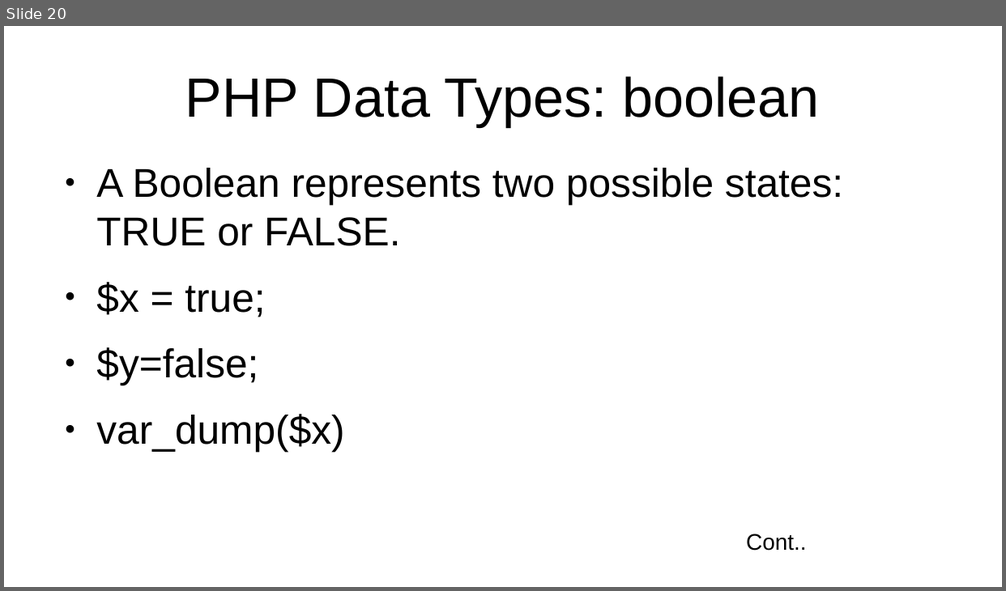
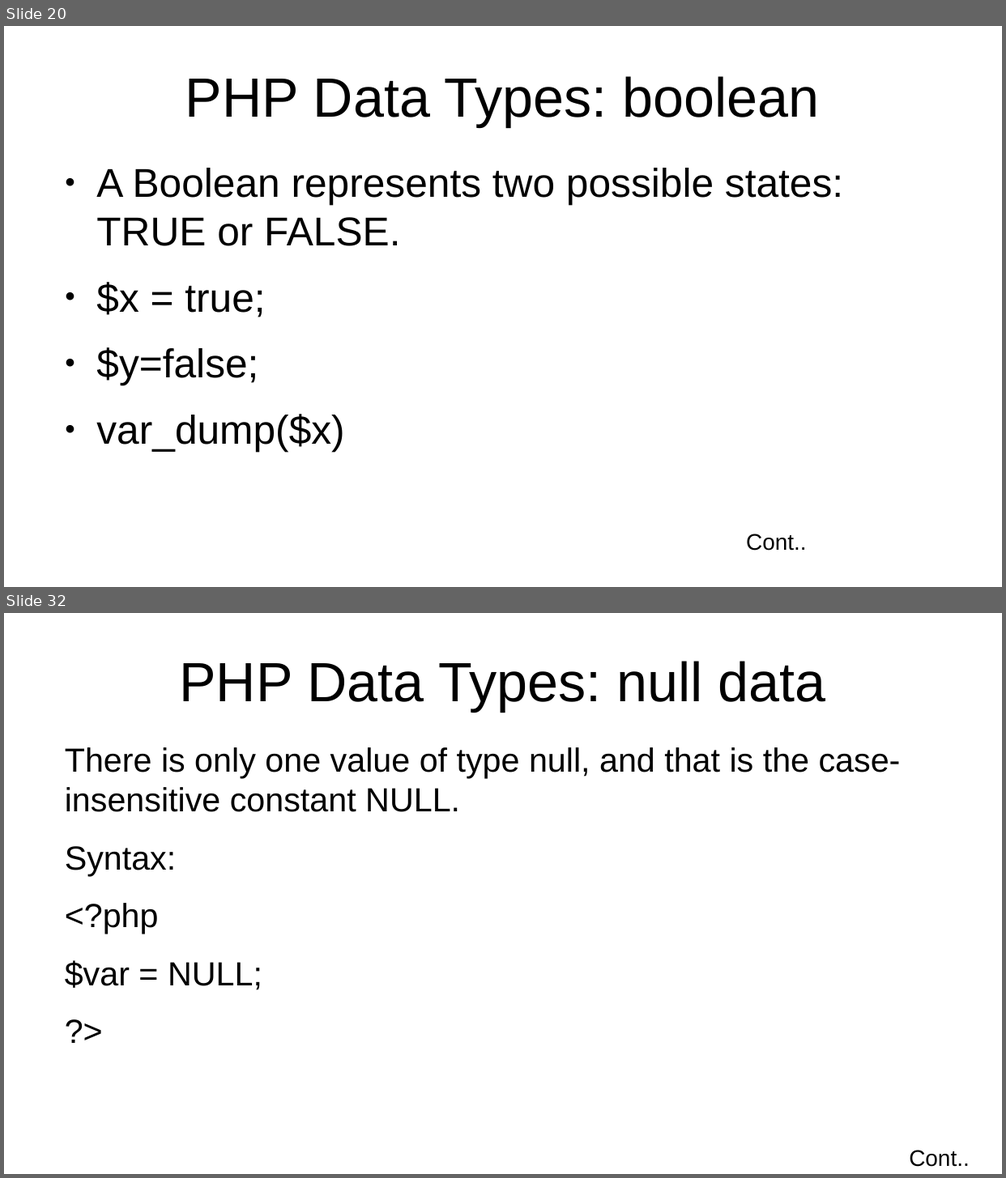
Before and after one commit to jhashuva/MVCTS, a slide deck: php/php_intro.pptx. Shown one above the other, each under a label of ours: slide 20 before the commit, slides 20 and 32 after it; the slides between them are not shown. The pictures are 1006x591 and 1006x1178 pixels, drawn with LibreOffice and Linux fonts; fonts in the diff are those of the drawing. Boxes give left, top, right and bottom in pixels: in the first picture for what was removed or moved away, otherwise in the second. Text is boxed around its words. In the diff, an @@ line names an element or a change of style, - is before the commit and + after.

```diff
--- a/php/php_intro.pptx
+++ b/php/php_intro.pptx
@@ slide 32 added at (x1=4, y1=613, x2=1002, y2=1174), background #FFFFFF @@
@@ text added at (x1=179, y1=661, x2=825, y2=712), 44 pt, text #000000 @@
+PHP Data Types: null data
@@ text added at (x1=65, y1=747, x2=901, y2=990), 26.6 pt, text #000000 @@
+There is only one value of type null, and that is the case-insensitive constant NULL.
+Syntax:
+<?php
+$var = NULL;
+?>
@@ text added at (x1=909, y1=1150, x2=969, y2=1167), 18 pt, text #000000 @@
+Cont..
```
Also in this commit, not shown: 9 slides changed, 20 other slides added, 1 slide removed, 3 other files.
